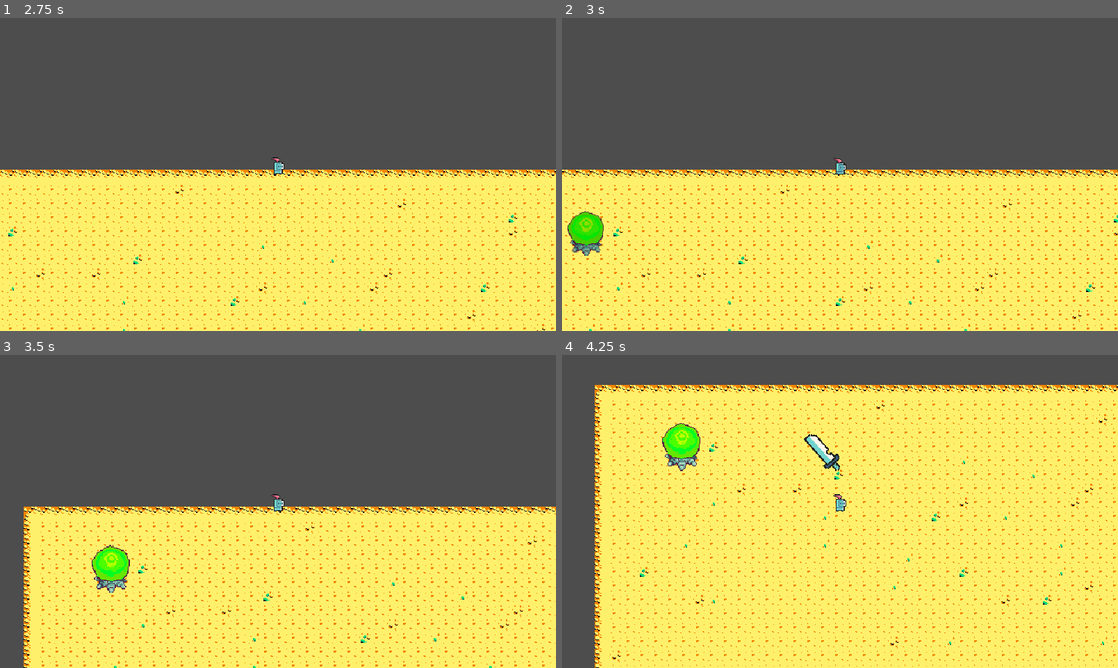
Above: before the commit, frames 1-4 (two rows, left to right).
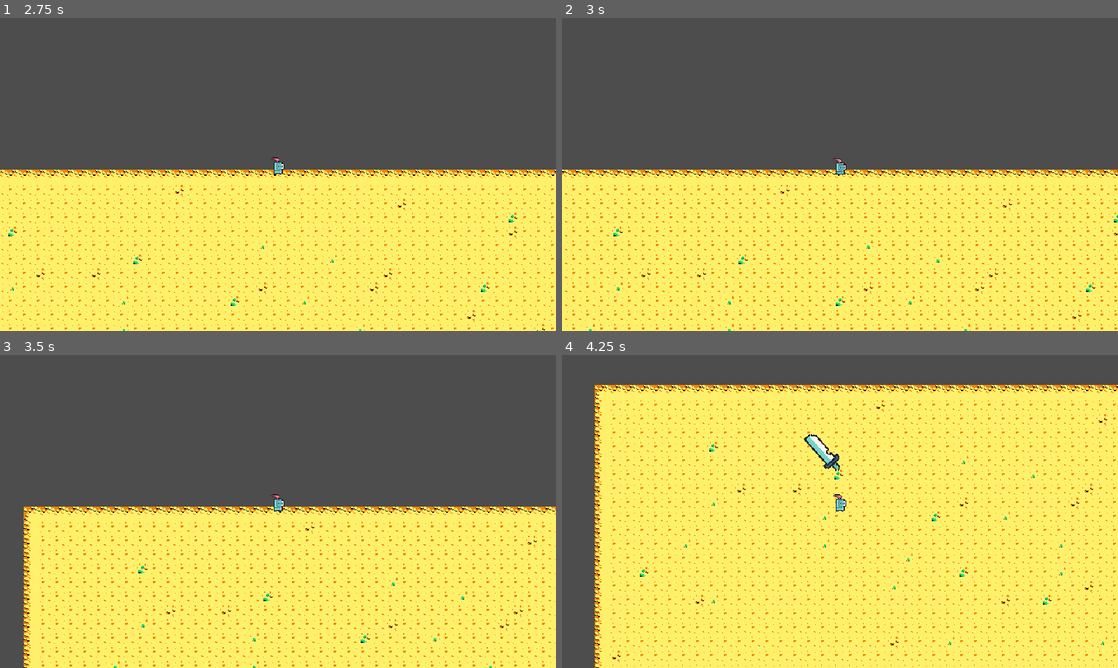
Above: after the commit, the same moments.

Repository: de43gy/2dtopdown-godot-game
Game: Godot game, scene res://scene/level/level.tscn
Two runs of this game, one before a commit and one after it. Both use one fixed random seed, a clock stepped at 60 frames per second and the inputs below.
Inputs:
- Up to frame 1 (2.75 s): tap Enter at 0.5 s; hold W (move_up) 0.53-2.03 s; hold A (move_left) from 2.03 s (still down)
- Up to frame 2 (3 s): keep holding A (move_left)
- Up to frame 3 (3.5 s): keep holding A (move_left)
- Up to frame 4 (4.25 s): release A (move_left) at 3.53 s; hold S (move_down) from 3.53 s (still down)

Frame 1 is identical in both runs. In frame 2, 0.7% of the frame differs, in the area x 1-8%, y 61-76%; in frame 3, 0.8%; in frame 4, 0.8%, in the area x 18-25%, y 21-38%.

Commit message:
spawn layers correct

Diff:
--- a/scene/level/level.gd
+++ b/scene/level/level.gd
@@ -1,27 +1,60 @@
 extends Node
 
 @export var lair: PackedScene
-@export var max_enemies: int = 5
+@export var max_lairs: int = 5
 @export var min_distance_from_player: float = 100
 
 @onready var player = $Player
 
-# Called when the node enters the scene tree for the first time.
 func _ready():
+	# Инициализируем генератор случайных чисел
+	randomize()
+
+	# Проверяем, что сцена lair и объект игрока определены
 	if lair == null:
-		print("Error load lair = null")
+		push_error("Lair scene is not assigned!")
+		return
+	if player == null:
+		push_error("Player node is not found!")
 		return
 
-	print("prepare spawn")
-	_spawn_lair(Vector2(100, 100))
+	# Создаем и настраиваем таймер для спавна
+	var spawn_timer = Timer.new()
+	spawn_timer.wait_time = randi_range(5, 20)
+	spawn_timer.one_shot = false
+	spawn_timer.connect("timeout", Callable(self, "_on_spawn_timer_timeout"))
+	add_child(spawn_timer)
+	spawn_timer.start()
 
-# Called every frame. 'delta' is the elapsed time since the previous frame.
 func _process(delta):
 	pass
 
+func _on_spawn_timer_timeout():
+	# Проверяем количество lair на сцене
+	if get_tree().get_nodes_in_group("Lairs").size() >= max_lairs:
+		return
+
+	# Получаем случайное место для спавна
+	var spawn_position = _get_random_position()
+
+	# Проверяем, что это место далеко от игрока
+	if spawn_position.distance_to(player.position) < min_distance_from_player:
+		return
+
+	# Спавним новый объект
+	_spawn_lair(spawn_position)
+
 func _spawn_lair(position: Vector2):
+	# Создаем экземпляр сцены lair
 	var lair_instance = lair.instantiate()
 	lair_instance.position = position
 	add_child(lair_instance)
-	print("spawn lair")
 	lair_instance.add_to_group("Lairs")
+	print("Spawned lair at position: ", position)
+
+func _get_random_position() -> Vector2:
+	# Генерируем случайные координаты в пределах экрана
+	var level_size = get_viewport().size
+	var random_x = randi_range(0, int(level_size.x))
+	var random_y = randi_range(0, int(level_size.y))
+	return Vector2(random_x, random_y)
